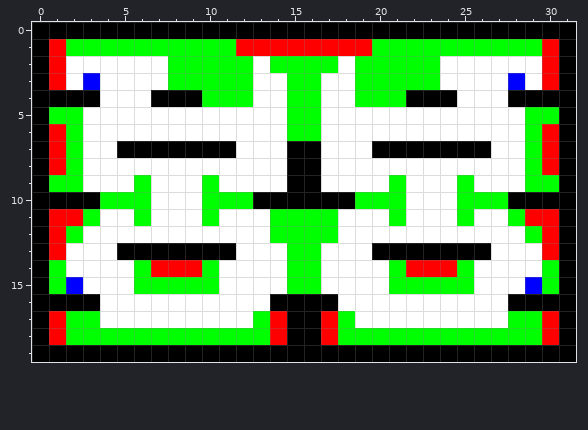
Pixel-art sprite -- Assets/Levels/Stéphane/LD_Bonbon01.png. Above is the file before it was changed.
The file is 32x20 pixels.
The same view after the edit:
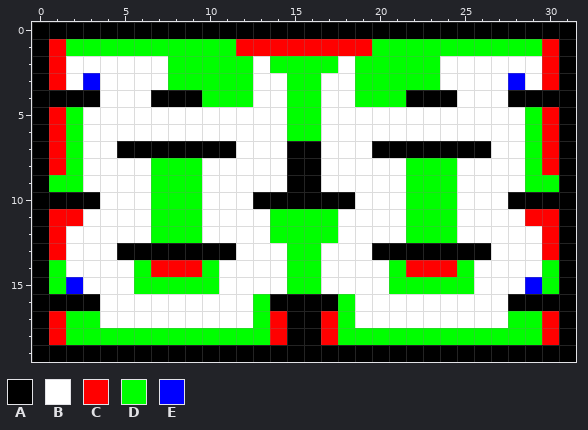
Palette (. is transparent): A #000000  B #ffffff  C #ff0000  D #00ff00  E #0000ff
Difference:
{"y":5,"x":1,"old":"D","new":"C"}
{"y":5,"x":30,"old":"D","new":"C"}
{"y":8,"x":7,"old":"BBB","new":"DDD"}
{"y":8,"x":22,"old":"BBB","new":"DDD"}
{"y":9,"x":6,"old":"DBBBD","new":"BDDDB"}
{"y":9,"x":21,"old":"DBBBD","new":"BDDDB"}
{"y":10,"x":4,"old":"DDDBBBDDD","new":"BBBDDDBBB"}
{"y":10,"x":19,"old":"DDDBBBDDD","new":"BBBDDDBBB"}
{"y":11,"x":3,"old":"D","new":"B"}
{"y":11,"x":6,"old":"DBBBD","new":"BDDDB"}
{"y":11,"x":21,"old":"DBBBD","new":"BDDDB"}
{"y":11,"x":28,"old":"D","new":"B"}
{"y":12,"x":2,"old":"D","new":"B"}
{"y":12,"x":7,"old":"BBB","new":"DDD"}
{"y":12,"x":22,"old":"BBB","new":"DDD"}
{"y":12,"x":29,"old":"D","new":"B"}
{"y":16,"x":13,"old":"B","new":"D"}
{"y":16,"x":18,"old":"B","new":"D"}
